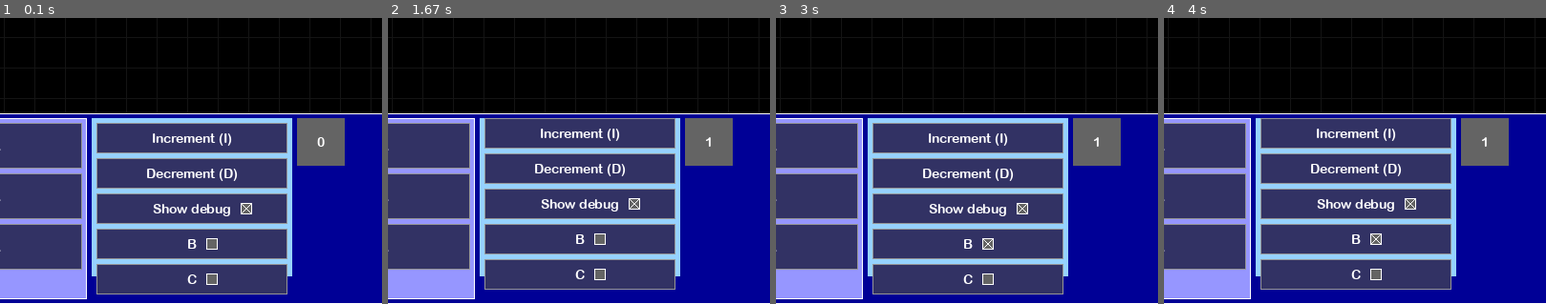
Above: before the commit, frames 1-4 (left to right).
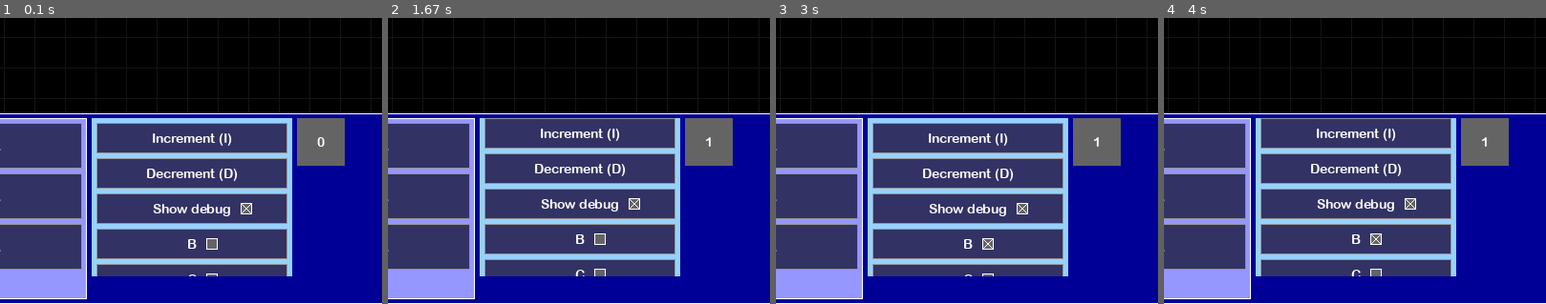
Above: after the commit, the same moments.

Repository: JonathanMurray/pygameui
Game: pygame game, started from main.py
Two runs of this game, one before a commit and one after it. Both use one fixed random seed, a clock stepped at 60 frames per second and the inputs below.
Inputs (mouse positions are % of the whole screen's width and height, from its top left):
- Up to frame 1 (0.1 s): no input
- Up to frame 2 (1.67 s): press the mouse at (41, 71) at 0.37 s; move the mouse to (44, 65) at 0.47 s; release the mouse at (48, 58) at 0.6 s; hold Up 0.67-1.13 s; hold Down 1.17-1.63 s
- Up to frame 3 (3 s): press the mouse at (41, 89) at 1.7 s; move the mouse to (42, 71) at 1.8 s; release the mouse at (43, 54) at 1.93 s; hold Up 2-2.37 s; hold Down 2.4-2.77 s; hold Up from 2.8 s (still down)
- Up to frame 4 (4 s): release Up at 3.1 s; hold Down 3.13-3.43 s; hold Up 3.47-3.83 s; hold Down from 3.87 s (still down)
The pictures show only the part of the screen within x 16-66%, y 50-100%; the shares and areas given below are measured in that part.

The runs differ from the first frame. In frame 1, 3.2% of the frame differs, in the area x 25-76%, y 90-97%; in frame 2, 2.3%; in frame 3, 3.2%; in frame 4, 2.3%.

Commit message:
Clip children in scrollable area

Diff:
--- a/button.py
+++ b/button.py
@@ -33,8 +33,8 @@
                        self._rect.centery - self._label.size[1] / 2)
     self._label.set_pos(text_pos)
 
-  def _render(self):
-    self._label.render()
+  def _render(self, surface):
+    self._label.render(surface)
 
   def _on_click(self, mouse_pos: Optional[Tuple[int, int]]):
     if self._callback:
--- a/checkbox.py
+++ b/checkbox.py
@@ -38,13 +38,13 @@
     w = self._label._rect.h * 0.75
     self._box = Rect(self._label._rect.right + 10, self._label._rect.bottom - w - 1, w, w)
 
-  def _render(self):
-    self._label.render()
-    pygame.draw.rect(self._screen, Color(100, 100, 100), self._box)
-    pygame.draw.rect(self._screen, COLOR_WHITE, self._box, 1)
+  def _render(self, surface):
+    self._label.render(surface)
+    pygame.draw.rect(surface, Color(100, 100, 100), self._box)
+    pygame.draw.rect(surface, COLOR_WHITE, self._box, 1)
     if self._checked:
-      pygame.draw.line(self._screen, COLOR_WHITE, self._box.topleft, (self._box.right - 1, self._box.bottom - 1))
-      pygame.draw.line(self._screen, COLOR_WHITE, (self._box.left, self._box.bottom - 1),
+      pygame.draw.line(surface, COLOR_WHITE, self._box.topleft, (self._box.right - 1, self._box.bottom - 1))
+      pygame.draw.line(surface, COLOR_WHITE, (self._box.left, self._box.bottom - 1),
                        (self._box.right - 1, self._box.top))
 
   def _on_click(self, mouse_pos: Optional[Tuple[int, int]]):
--- a/containers.py
+++ b/containers.py
@@ -3,6 +3,7 @@
 
 import pygame
 from pygame.math import Vector2
+from pygame.surface import Surface
 
 from ui import Component
 
@@ -12,9 +13,9 @@
     super().__init__(size, screen, **kwargs)
     self._children = children
 
-  def _render(self):
+  def _render(self, surface):
     for component in self._children:
-      component.render()
+      component.render(surface)
 
   def _on_click(self, mouse_pos: Optional[Tuple[int, int]]):
     for component in self._children:
@@ -136,7 +137,8 @@
 class ScrollContainer(AbstractContainer):
   def __init__(self, height: Any, screen, children: List[Component], padding: int, margin: int, **kwargs):
     container_width = max(c.size[0] for c in children) + padding * 2
-    super().__init__((container_width, height), screen, children, **kwargs)
+    size = (container_width, height)
+    super().__init__(size, screen, children, **kwargs)
     sum_height = sum(c.size[1] for c in children) + padding * 2 + margin * (len(children) - 1)
     self._max_scroll = sum_height - height
     self._padding = padding
@@ -145,23 +147,34 @@
 
   def scroll(self, dy: int):
     self._scroll_y = max(0, min(self._scroll_y + dy, self._max_scroll))
-    self.set_pos(self._rect.topleft)
-    self._update_children_visibility()
-    # render parts of elements at the edge
-    # add visual scrollbar that is rendered at right-hand side
+    self._update_children()
 
-  def _update_children_visibility(self):
+  def _render(self, surface):
+    s = Surface(self.size, pygame.SRCALPHA)
     for component in self._children:
-      inside = self._rect.colliderect(component._rect)
-      component.set_visible(inside)
+      component.render(s)
+    surface.blit(s, self._rect.topleft)
 
   def set_pos(self, pos: Vector2):
     super().set_pos(pos)
-    relative_pos = Vector2(self._padding, self._padding - self._scroll_y)
+    self._update_children()
+
+  def handle_mouse_motion(self, mouse_pos: Tuple[int, int]):
+    super().handle_mouse_motion(mouse_pos)
+    local_mouse_pos = (mouse_pos[0] - self._rect.x, mouse_pos[1] - self._rect.y)
     for component in self._children:
-      component.set_pos(pos + relative_pos)
-      relative_pos += (0, component.size[1] + self._margin)
-    self._update_children_visibility()
+      component.handle_mouse_motion(local_mouse_pos)
+
+  def _on_click(self, mouse_pos: Optional[Tuple[int, int]]):
+    local_mouse_pos = (mouse_pos[0] - self._rect.x, mouse_pos[1] - self._rect.y)
+    for component in self._children:
+      component.handle_mouse_click(local_mouse_pos)
+
+  def _update_children(self):
+    pos = Vector2(self._padding, self._padding - self._scroll_y)
+    for component in self._children:
+      component.set_pos(pos)
+      pos += (0, component.size[1] + self._margin)
 
   def handle_button_click(self, key):
     super().handle_button_click(key)
--- a/main.py
+++ b/main.py
@@ -87,7 +87,7 @@
 
     screen.fill(background_color)
     grid.render()
-    container.render()
+    container.render(screen)
     pygame.display.flip()
 
 
--- a/ui.py
+++ b/ui.py
@@ -31,7 +31,6 @@
 class Component:
   def __init__(self, size: Tuple[int, int], screen, **kwargs):
     self.size = size
-    self._screen = screen
     self._rect = None
     self._style = kwargs.get('style')
     self._style_hovered = kwargs.get('style_hovered')
@@ -65,14 +64,14 @@
       self._on_hover(mouse_pos)
     self._is_hovered = hover
 
-  def render(self):
+  def render(self, surface):
     self._assert_initialized()
     if self._is_visible:
       if self._active_style and self._active_style.background:
-        pygame.draw.rect(self._screen, self._active_style.background, self._rect)
-      self._render()
+        pygame.draw.rect(surface, self._active_style.background, self._rect)
+      self._render(surface)
       if self._active_style and self._active_style.border_color:
-        pygame.draw.rect(self._screen, self._active_style.border_color, self._rect, self._active_style.border_width)
+        pygame.draw.rect(surface, self._active_style.border_color, self._rect, self._active_style.border_width)
 
   def set_visible(self, visible: bool):
     self._is_visible = visible
@@ -80,7 +79,7 @@
   def is_visible(self) -> bool:
     return self._is_visible
 
-  def _render(self):
+  def _render(self, surface):
     pass
 
   def _on_click(self, mouse_pos: Optional[Tuple[int, int]]):
@@ -108,8 +107,8 @@
     self.size = self._font.size(text)
     self._rendered_text = self._font.render(text, True, self._color)
 
-  def _render(self):
-    self._screen.blit(self._rendered_text, self._rect)
+  def _render(self, surface):
+    surface.blit(self._rendered_text, self._rect)
 
 
 class FormattedText(Component):
@@ -127,8 +126,8 @@
     self.size = self._font.size(text)
     self._rendered_text = self._font.render(text, True, self._color)
 
-  def _render(self):
-    self._screen.blit(self._rendered_text, self._rect)
+  def _render(self, surface):
+    surface.blit(self._rendered_text, self._rect)
 
 
 class Counter(Component):
@@ -142,8 +141,8 @@
     super().set_pos(pos)
     self._update_text_pos()
 
-  def _render(self):
-    self._text.render()
+  def _render(self, surface):
+    self._text.render(surface)
 
   def increment(self):
     self._count += 1
